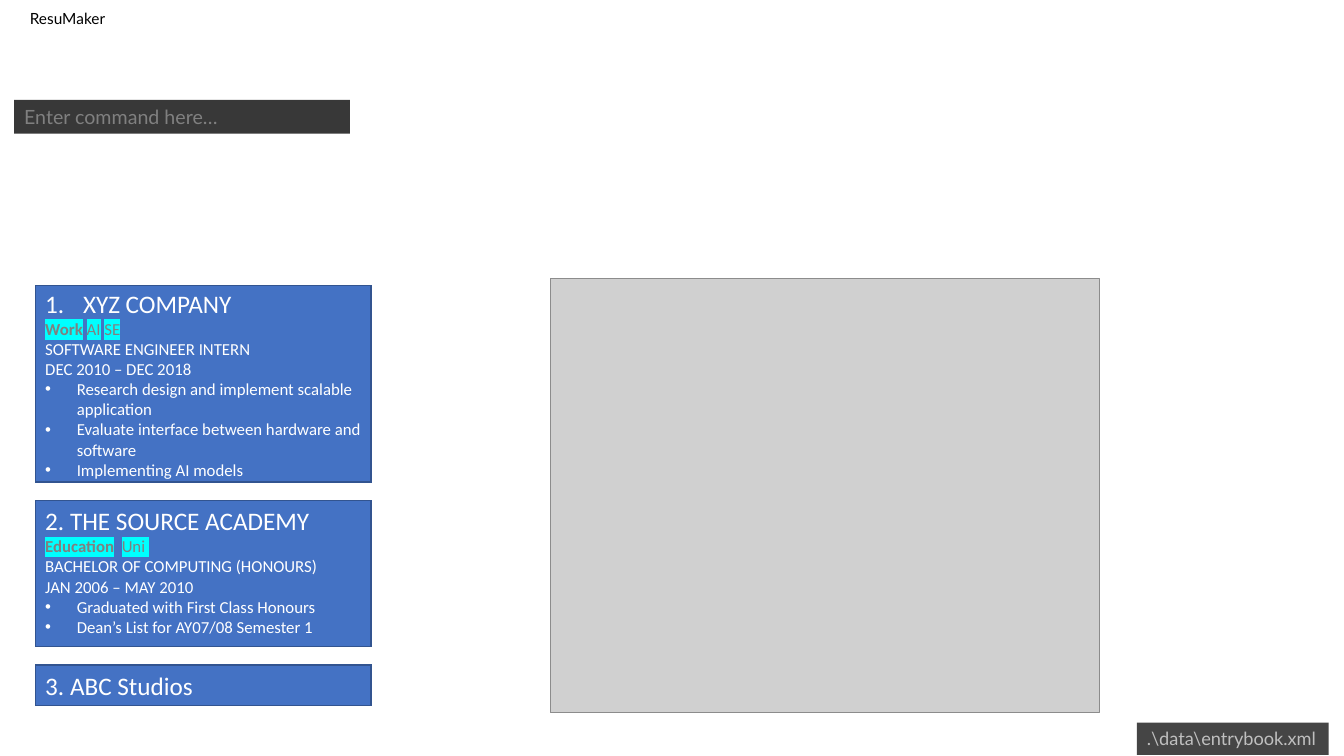
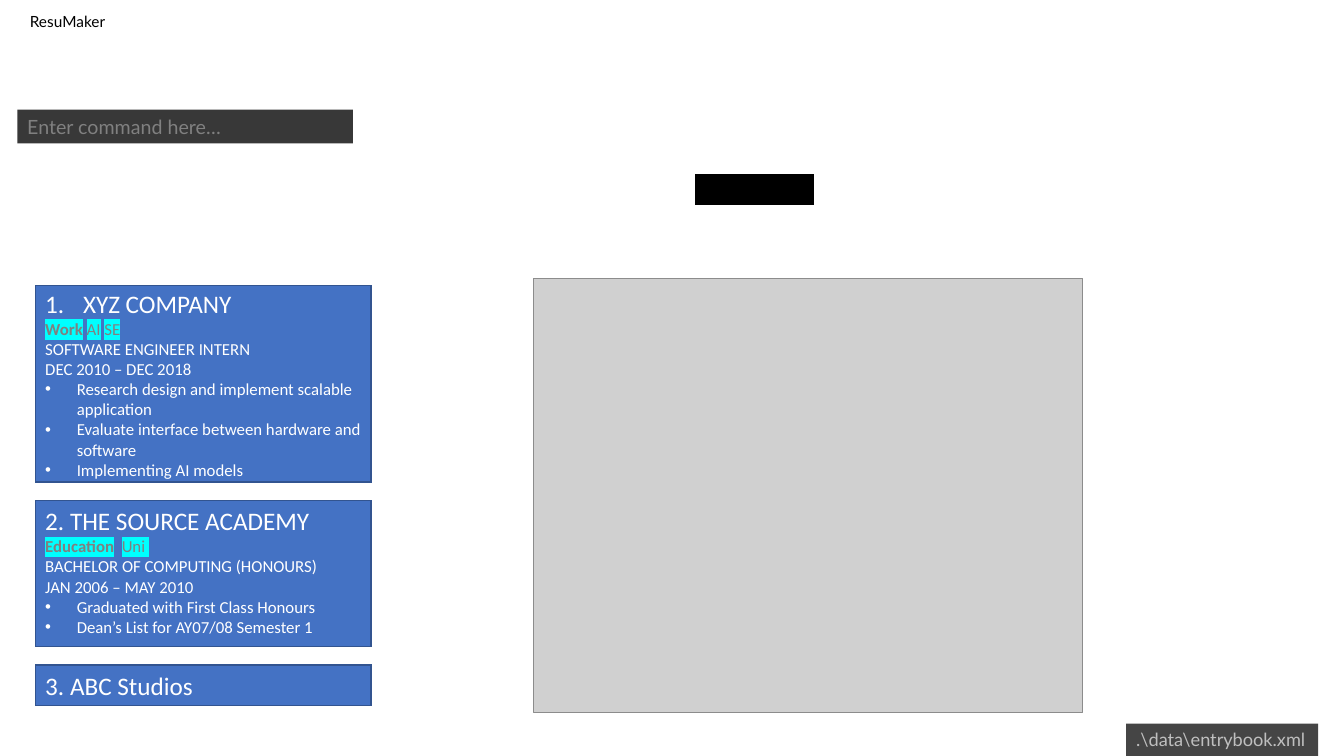
Before and after one commit to scalarmotion/main, a slide deck: slide 2 of docs/UiMockup.pptx. Drawn at 1344x756 pixels with LibreOffice and Linux fonts; fonts in the diff are those of the drawing; grey boxes stand for pictures; background and template pictures are left out. Boxes give left, top, right and bottom in pixels: in the first picture for what was removed or moved away, otherwise in the second. Text is boxed around its words. In the diff, an @@ line names an element or a change of style, - is before the commit and + after.

```diff
--- a/docs/UiMockup.pptx
+++ b/docs/UiMockup.pptx
@@ rectangle "Enter command here…": place and size @@
-rectangle "Enter command here…" at box(14, 100, 350, 134)
+rectangle "Enter command here…" at box(17, 110, 353, 144)
@@ rectangle added at box(696, 174, 815, 205), fill #000000, outline #000000 1 pt @@
@@ picture: place and size @@
-picture at box(551, 278, 1099, 713)
+picture at box(534, 278, 1083, 713)
@@ rectangle ".\data\entrybook.xml": place and size @@
-rectangle ".\data\entrybook.xml" at box(1137, 723, 1329, 755)
+rectangle ".\data\entrybook.xml" at box(1126, 724, 1318, 756)
@@ rectangle ".\data\entrybook.xml" at box(1126, 724, 1318, 756): highlight none to #454545 @@
```
Also in this commit, not shown: 2 other slides changed, 1 other file.
